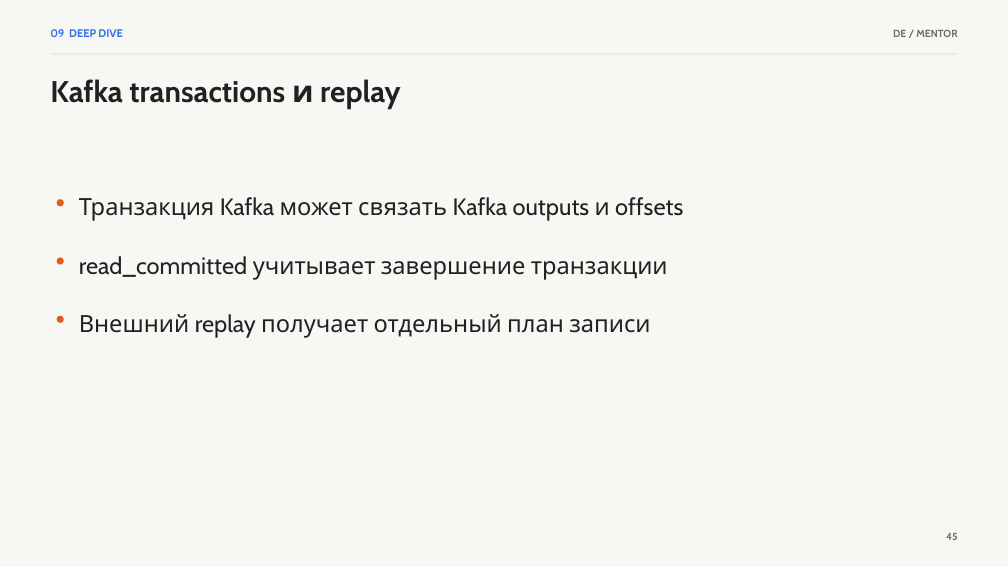
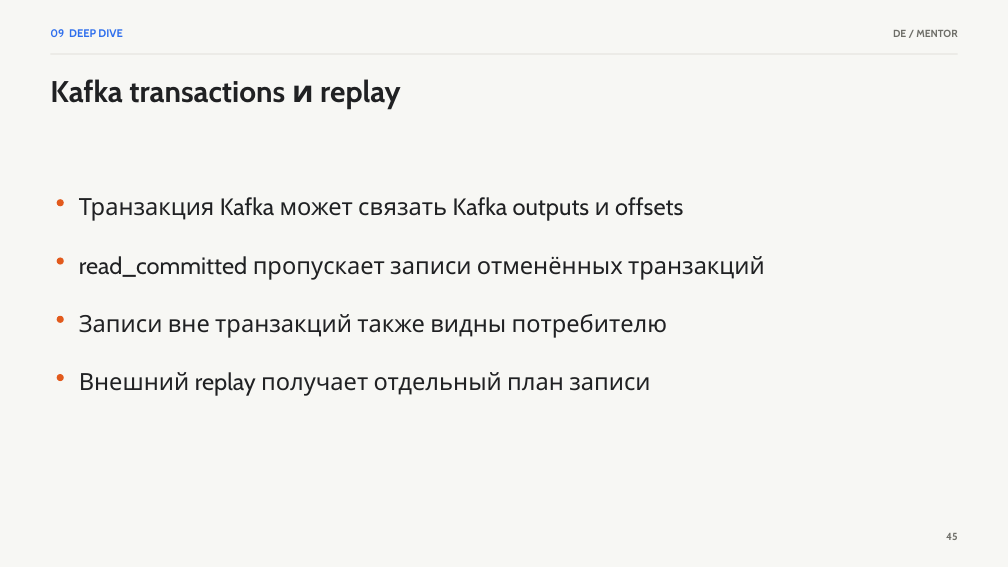
Before and after one commit to PaulKov/de-mentor, a slide deck: slide 45 of lessons/lesson-07-nifi/artifacts/apache-nifi-course.pptx. Drawn at 1008x567 pixels with LibreOffice and Linux fonts; fonts in the diff are those of the drawing. Boxes give left, top, right and bottom in pixels: in the first picture for what was removed or moved away, otherwise in the second. Text is boxed around its words. In the diff, an @@ line names an element or a change of style, - is before the commit and + after.

Commit message:
Revoice all NiFi lessons and align slides and captions to speech

```diff
--- a/lessons/lesson-07-nifi/artifacts/apache-nifi-course.pptx
+++ b/lessons/lesson-07-nifi/artifacts/apache-nifi-course.pptx
@@ text at (79,256,765,280): text changed @@
-read_committed учитывает завершение транзакции
+read_committed пропускает записи отменённых транзакций
@@ text added at (79,314,667,338), 22.5 pt, text #202123 @@
+Записи вне транзакций также видны потребителю
@@ ellipse added at (57,374,64,381), fill #E25A1C @@
@@ text "Внешний replay получает отдельный план ...": place and size @@
-text "Внешний replay получает отдельный план ..." at (79,314,650,338)
+text "Внешний replay получает отдельный план ..." at (79,372,650,396)
```
Also in this commit, not shown: 1 other slide changed, 38 other files.
